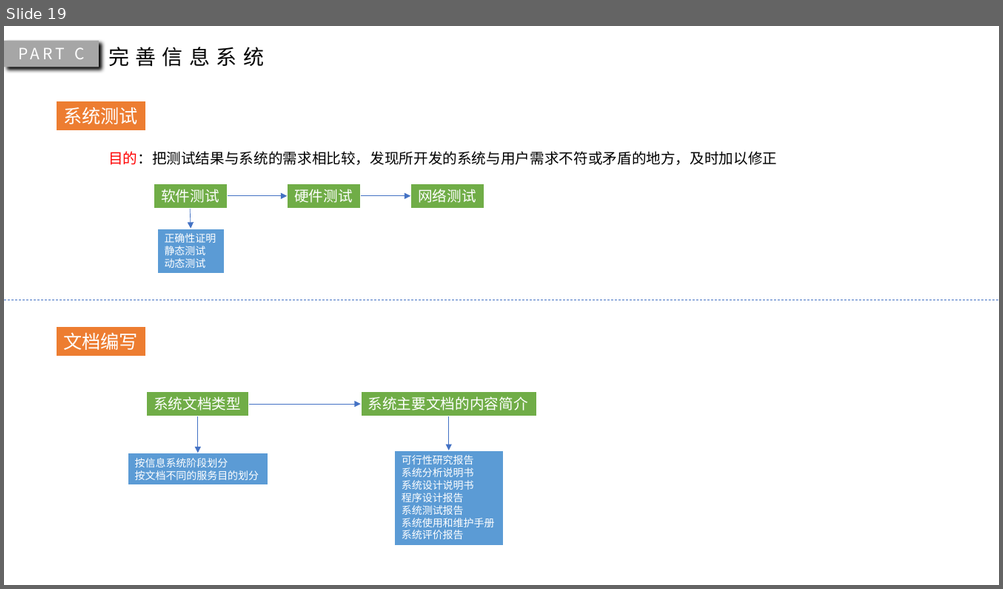
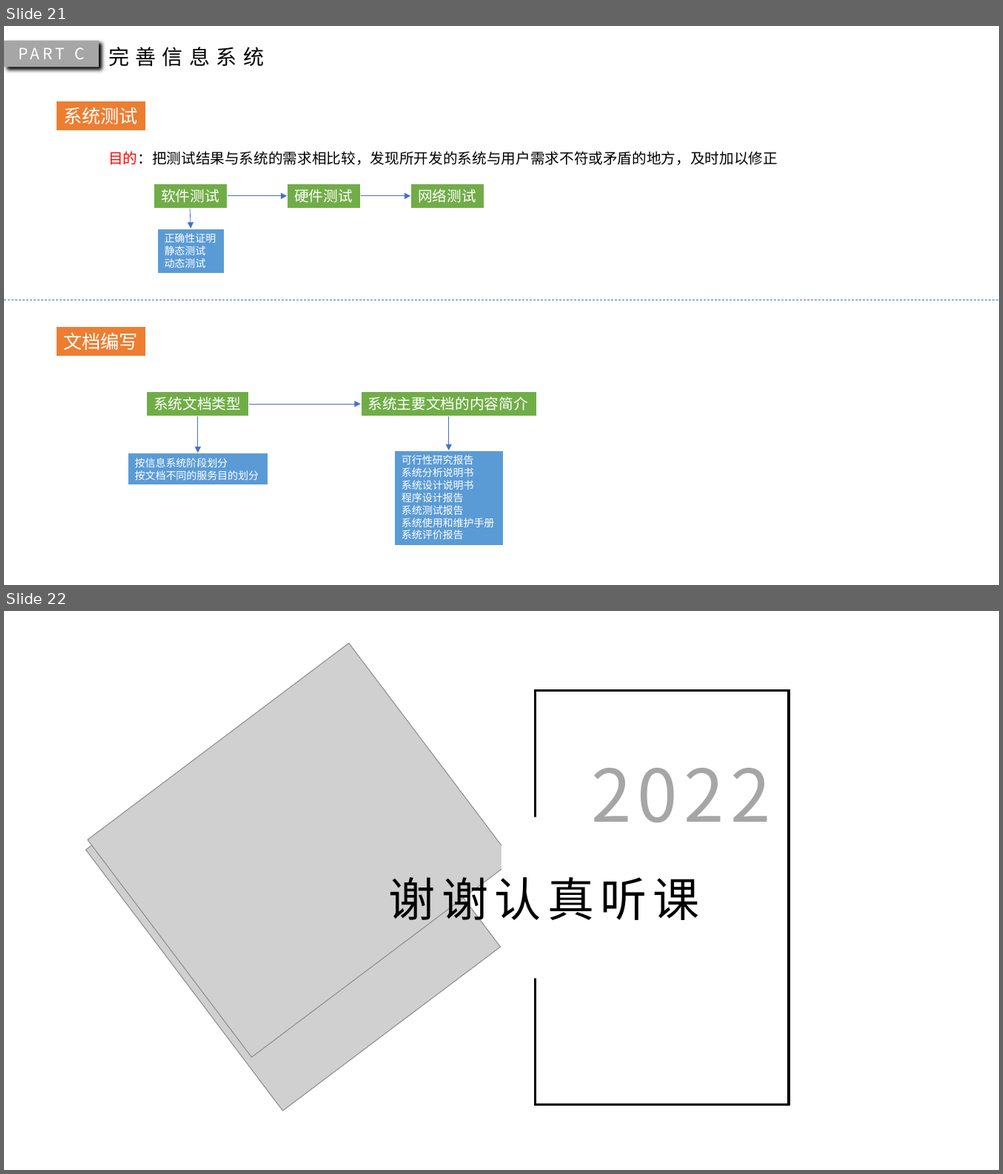
Before and after one commit to YI-JI-ZHI-CHANG/BY-LHN, a slide deck: 室内环境实时检测系统搭建.pptx. Shown one above the other, each under a label of ours: slide 19 before the commit, slides 21 and 22 after it. The pictures are 1003x589 and 1003x1174 pixels, drawn with LibreOffice and Linux fonts; fonts in the diff are those of the drawing; grey boxes stand for pictures. Boxes give left, top, right and bottom in pixels: in the first picture for what was removed or moved away, otherwise in the second. Text is boxed around its words. In the diff, an @@ line names an element or a change of style, - is before the commit and + after.

```diff
--- a/室内环境实时检测系统搭建.pptx
+++ b/室内环境实时检测系统搭建.pptx
@@ slide 22 added at (x1=4, y1=611, x2=999, y2=1170), background #FFFFFF @@
@@ picture added at (x1=88, y1=644, x2=512, y2=1057) @@
@@ picture added at (x1=86, y1=686, x2=501, y2=1111) @@
@@ rectangle added at (x1=535, y1=691, x2=788, y2=1105), outline #000000 2.25 pt @@
@@ text added at (x1=591, y1=768, x2=770, y2=823), 70 pt, text #A6A6A6 @@
+2022
@@ rectangle added at (x1=502, y1=817, x2=723, y2=978), fill #FFFFFF @@
@@ text added at (x1=389, y1=869, x2=700, y2=928), 45 pt, text #000000 @@
+谢谢认真听课
@@ what was slide 19 is now slide 21 @@
```
Also in this commit, not shown: 2 slides changed, 2 other slides added, 11 other files.
